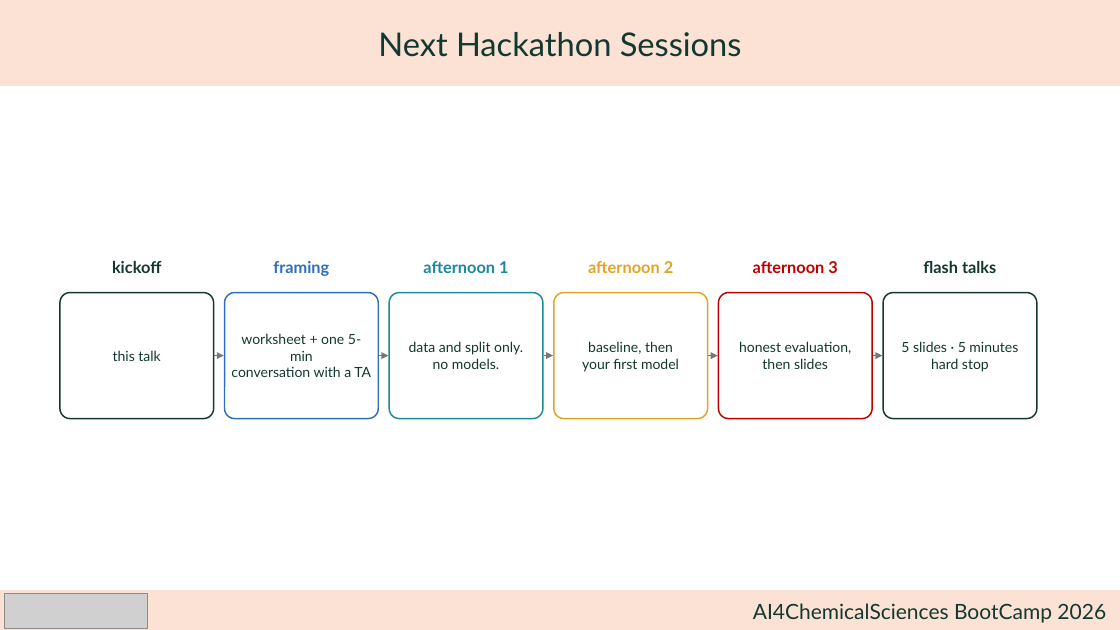
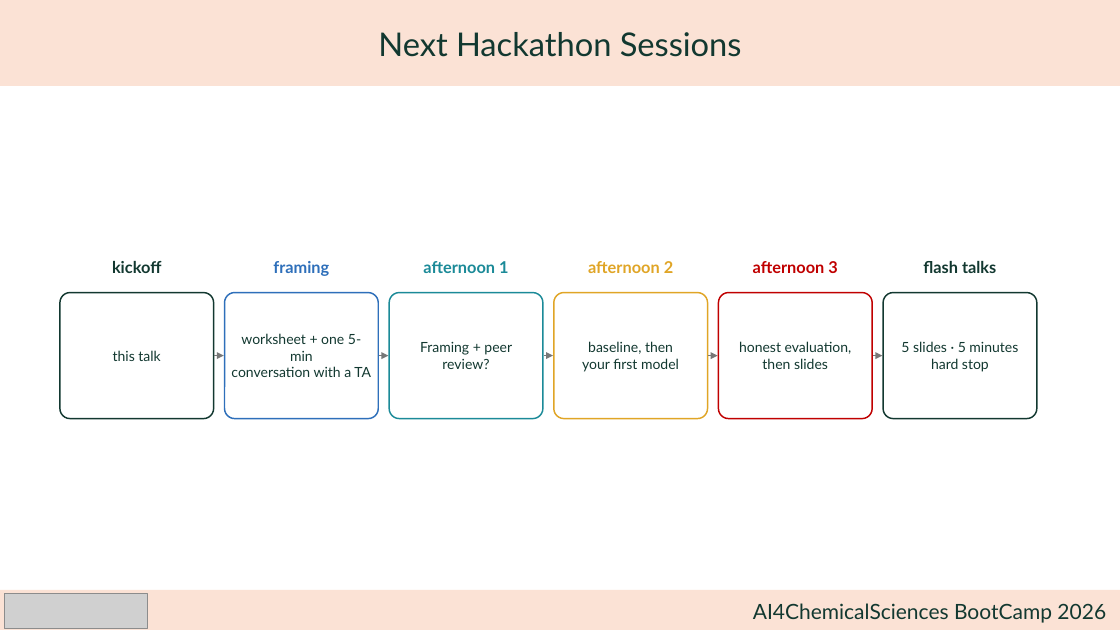
Before and after one commit to julschleinitz/ai4chemistry-bootcamp, a slide deck: slide 18 of personnal_project_1/hackathon_kickoff-frame-your-project_vf.pptx (slide 19 before the commit). Drawn at 1120x630 pixels with LibreOffice and Linux fonts; fonts in the diff are those of the drawing; grey boxes stand for pictures. Boxes give left, top, right and bottom in pixels: in the first picture for what was removed or moved away, otherwise in the second. Text is boxed around its words. In the diff, an @@ line names an element or a change of style, - is before the commit and + after.

```diff
--- a/personnal_project_1/hackathon_kickoff-frame-your-project_vf.pptx
+++ b/personnal_project_1/hackathon_kickoff-frame-your-project_vf.pptx
@@ text in rounded rectangle at (420, 342, 512, 369): text changed @@
-data and split only.
-no models.
+Framing + peer review?
```
Also in this commit, not shown: 5 other slides changed, 1 slide removed, 2 other files.
